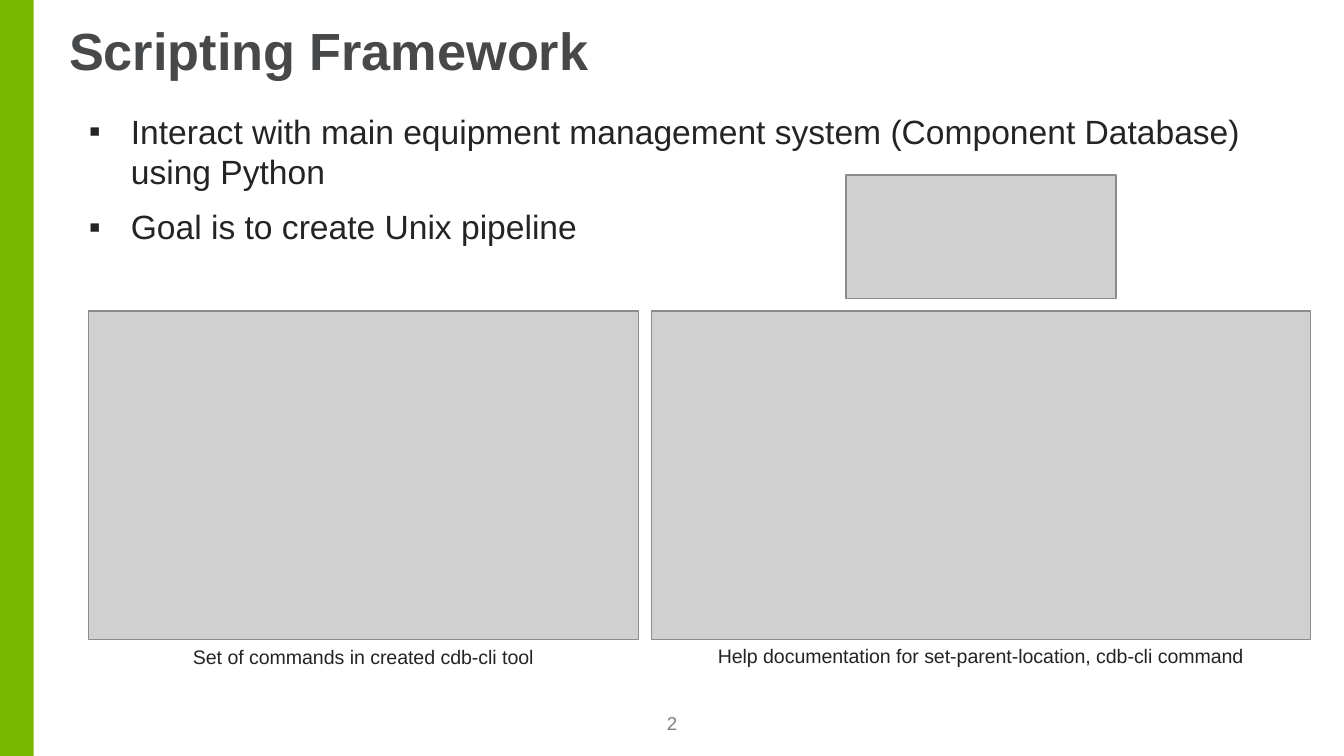
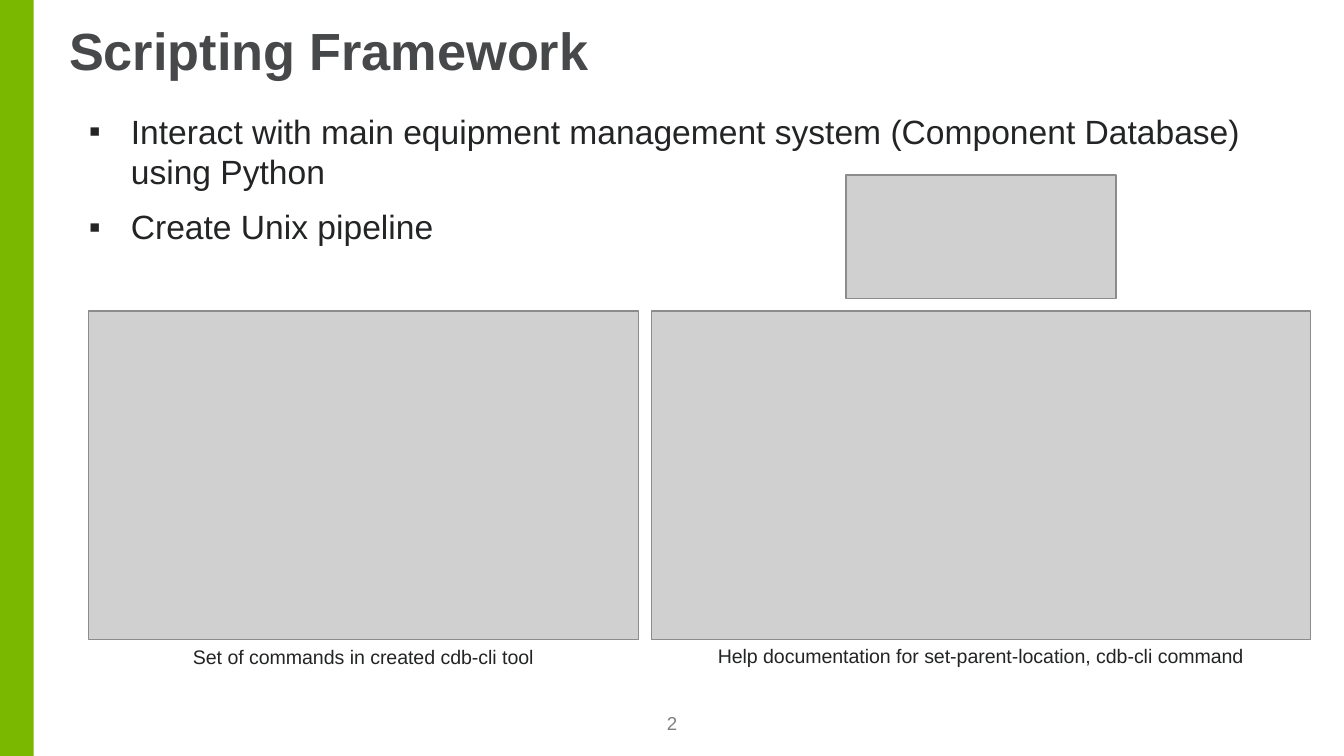
Before and after one commit to cslam7/aps-geoJson, a slide deck: slide 2 of Lam_Cory_Presentation.pptx. Drawn at 1344x756 pixels with LibreOffice and Linux fonts; fonts in the diff are those of the drawing; grey boxes stand for pictures; background and template pictures are left out. Boxes give left, top, right and bottom in pixels: in the first picture for what was removed or moved away, otherwise in the second. Text is boxed around its words. In the diff, an @@ line names an element or a change of style, - is before the commit and + after.

```diff
--- a/Lam_Cory_Presentation.pptx
+++ b/Lam_Cory_Presentation.pptx
@@ text at [131, 214, 433, 245]: text changed @@
-▪ Goal is to create Unix pipeline
+▪ Create Unix pipeline
```
Also in this commit, not shown: 2 other slides changed, 1 slide added.
